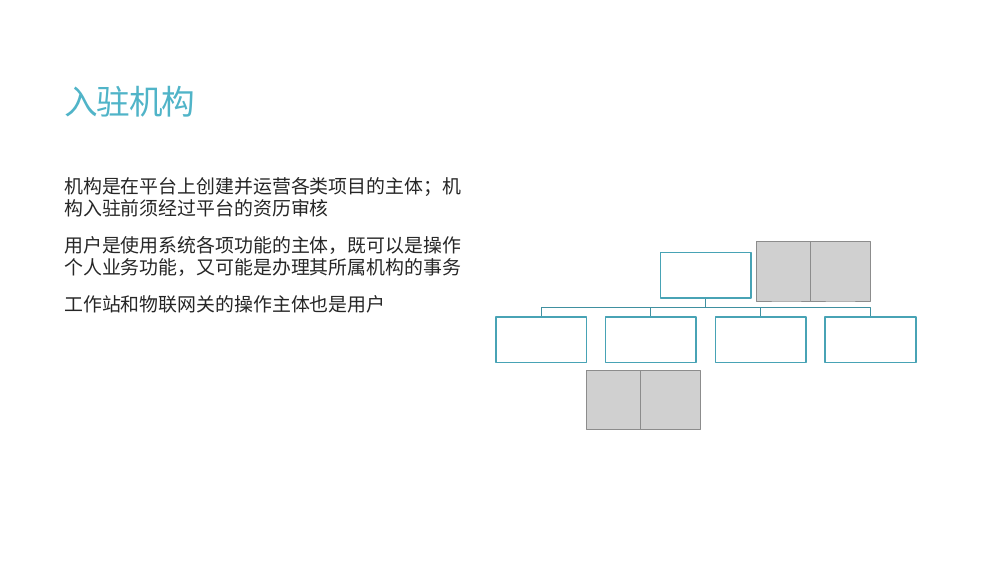
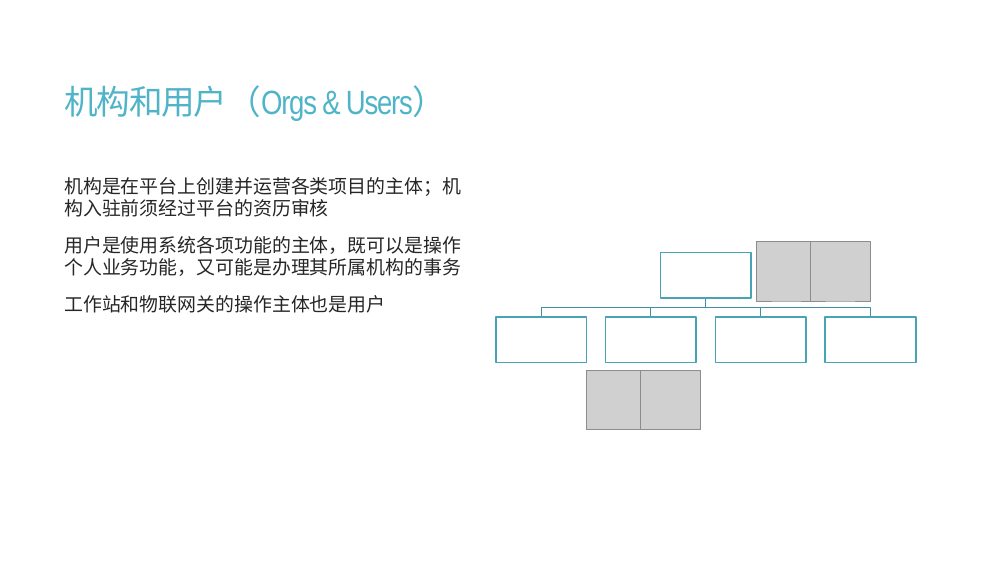
Before and after one commit to calcyu/chainway, a slide deck: slide 19 of Docs/城乡元宇宙服务器.pptx (slide 11 before the commit). Drawn at 1008x567 pixels with LibreOffice and Linux fonts; fonts in the diff are those of the drawing; grey boxes stand for pictures. Boxes give left, top, right and bottom in pixels: in the first picture for what was removed or moved away, otherwise in the second. Text is boxed around its words. In the diff, an @@ line names an element or a change of style, - is before the commit and + after.

```diff
--- a/Docs/城乡元宇宙服务器.pptx
+++ b/Docs/城乡元宇宙服务器.pptx
@@ title at <box>64,85,447,121</box>: text changed; font Noto Sans CJK SC to Arial Narrow @@
-入驻机构
+机构和用户（Orgs & Users）
```
Also in this commit, not shown: 21 other slides changed, 15 slides added, 13 slides removed, 20 other files.
